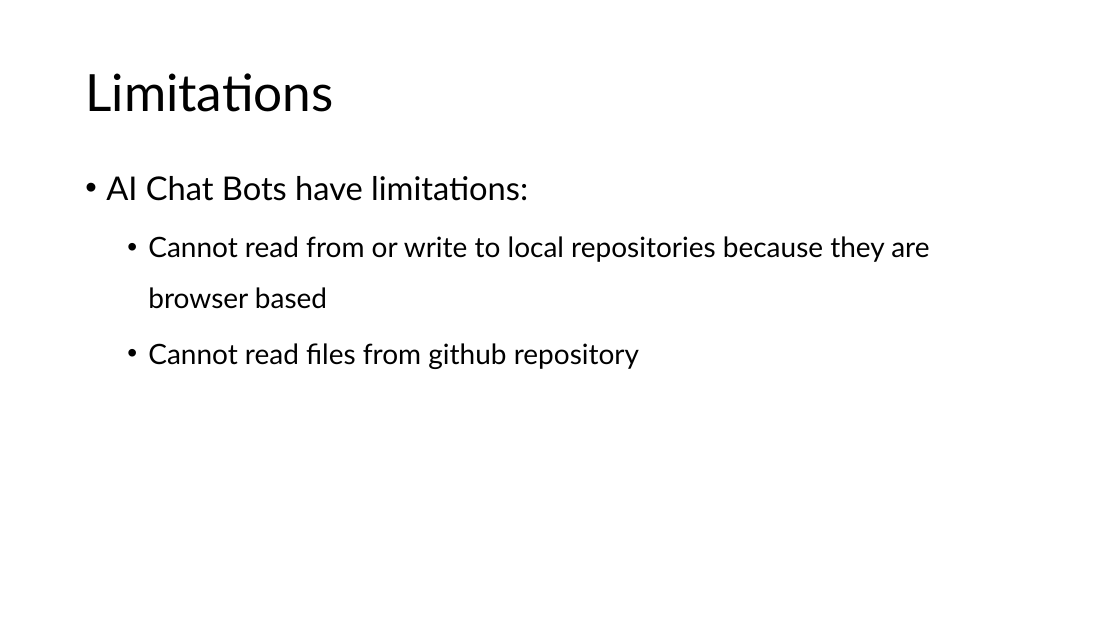
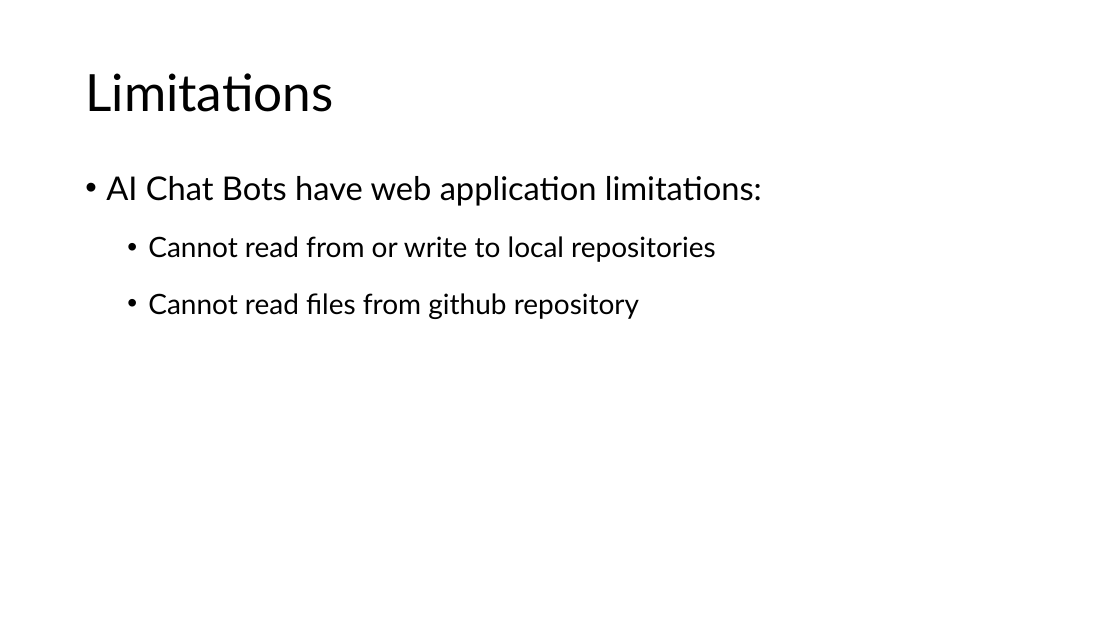
Before and after one commit to JimFawcett/NewSite, a slide deck: slide 6 of documents/AI Chat Bots.pptx (slide 5 before the commit). Drawn at 1120x630 pixels with LibreOffice and Linux fonts; fonts in the diff are those of the drawing. Boxes give left, top, right and bottom in pixels: in the first picture for what was removed or moved away, otherwise in the second. Text is boxed around its words. In the diff, an @@ line names an element or a change of style, - is before the commit and + after.

```diff
--- a/documents/AI Chat Bots.pptx
+++ b/documents/AI Chat Bots.pptx
@@ text at box(106, 176, 762, 262): text changed; size 24 to 28 pt @@
-• AI Chat Bots have limitations:
-  • Cannot read from or write to local repositories because they are browser based
+• AI Chat Bots have web application limitations:
+  • Cannot read from or write to local repositories
```
Also in this commit, not shown: 4 other slides changed, 2 slides added, 2 other files.
